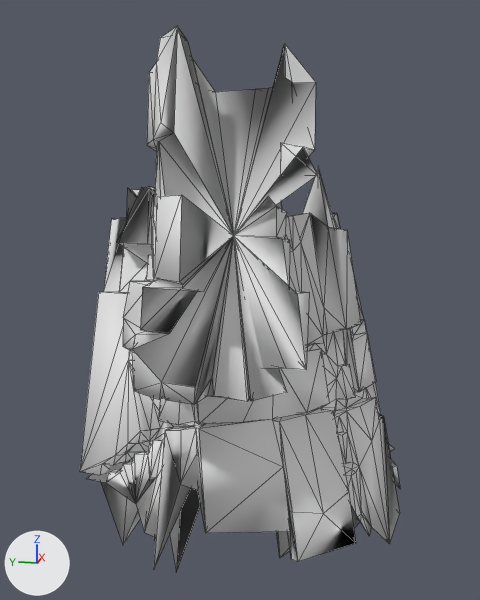
The OBJ model src/main/resources/assets/kn8/meshes/kikoru_no4/leg_left.obj as it was, and as the next commit left it.
Camera for both pictures: a camera (50 mm lens) standing at (-0.836, -0.12, 0.817) and looking at (-0.139, 0.019, 0.643). The axes (+X, +Y, +Z) are drawn at lower left. The lights are the same throughout. The older version comes first. Mesh edges are drawn as thin lines. Where no turn or scale is listed for an object, it has been applied to the vertices. Vertices at exactly the same position are counted once.

In view in the first picture: 'leg_left'.
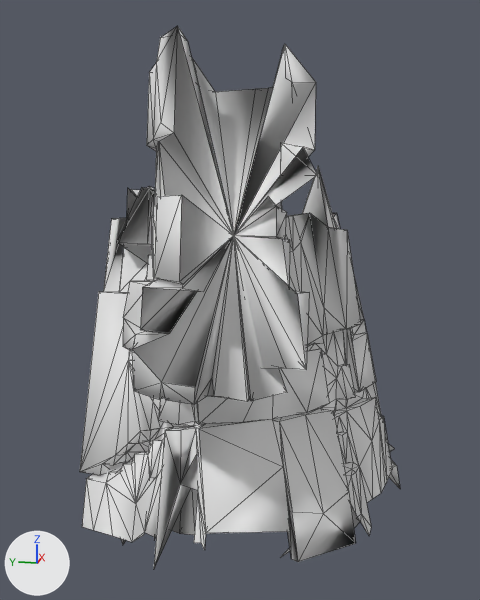
Where the change shows, as pixel boxes [x1, y1, x2, y2] in the pictures (480 x 600 px):
'leg_left', reshaped
    before: [80, 26, 400, 572]
    after: [80, 26, 400, 568]
part 1 of me_leg_left, reshaped
    before: [118, 26, 400, 572]
    after: [82, 26, 392, 568]

Patch to the scene script:
```diff
--- a/src/main/resources/assets/kn8/meshes/kikoru_no4/leg_left.obj.py
+++ b/src/main/resources/assets/kn8/meshes/kikoru_no4/leg_left.obj.py
@@ me_leg_left @@
 # used by ob_leg_left; location = (0.0, 0.0, 0.0)
-me_leg_left.from_pydata(...)  # 834 vertices, 1666 faces; spans x -0.328..0.048, y -0.169..0.18, z 0.346..0.908
+me_leg_left.from_pydata(...)  # 889 vertices, 1716 faces; spans x -0.328..0.048, y -0.169..0.18, z 0.346..0.908
+# me_leg_left part 1
+# 3 vertices are removed from x -0.264..-0.068, y -0.169..0.061, z 0.36..0.383
+# 48 faces are deleted
+# 58 vertices are added at x -0.282..-0.056, y -0.158..0.17, z 0.409..0.426
+# 98 new faces join them
```
